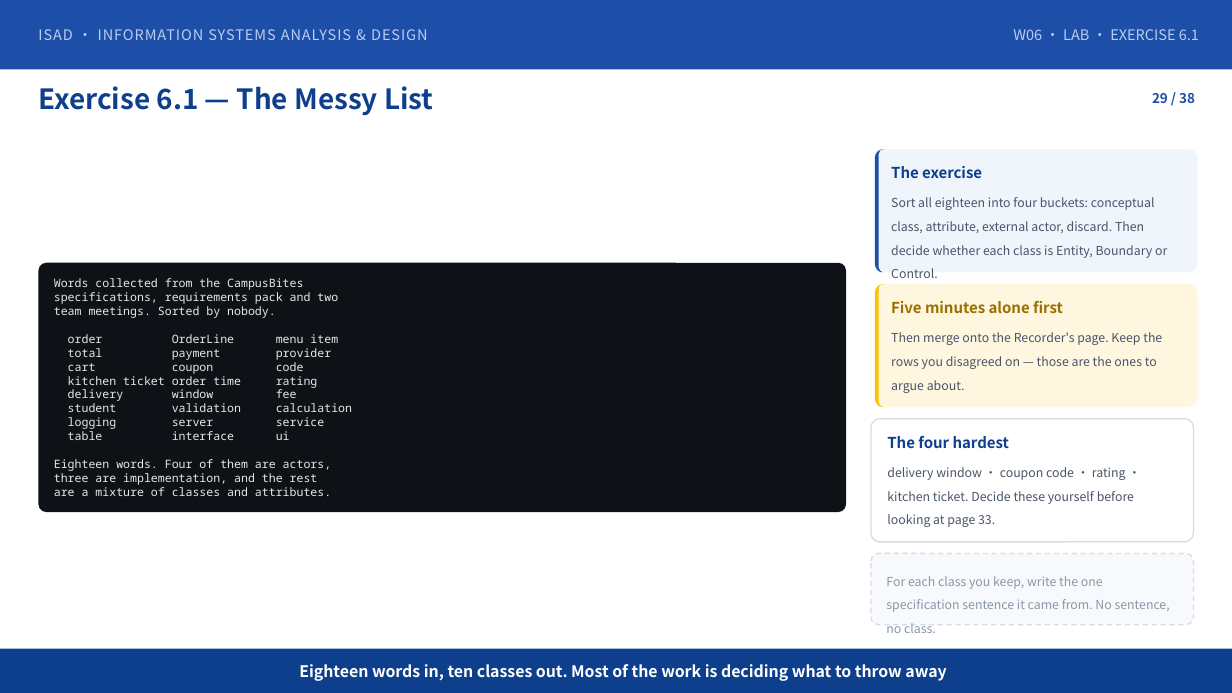
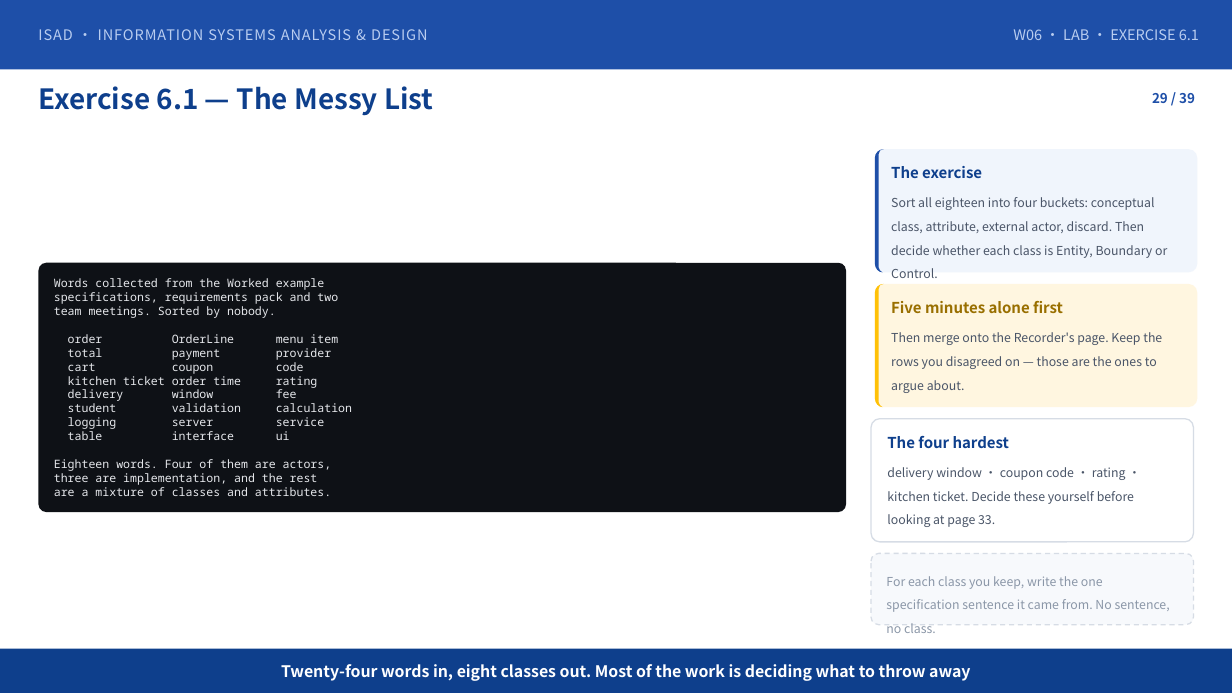
Before and after one commit to klausren/isad-course, a slide deck: slide 29 of 01-slides/W06-Domain-Modeling.pptx. Drawn at 1232x693 pixels with LibreOffice and Linux fonts; fonts in the diff are those of the drawing. Boxes give left, top, right and bottom in pixels: in the first picture for what was removed or moved away, otherwise in the second. Text is boxed around its words. In the diff, an @@ line names an element or a change of style, - is before the commit and + after.

```diff
--- a/01-slides/W06-Domain-Modeling.pptx
+++ b/01-slides/W06-Domain-Modeling.pptx
@@ text at [54,278,338,496]: text changed @@
-Words collected from the CampusBites
-specifications, requirements pack and two
-team meetings. Sorted by nobody.
-order OrderLine menu item
-total payment provider
-cart coupon code
-kitchen ticket order time rating
-delivery window fee
-student validation calculation
-logging server service
-table interface ui
-Eighteen words. Four of them are actors,
-three are implementation, and the rest
-are a mixture of classes and attributes.
+Words collected from the Worked example
+specifications, requirements pack and two
+team meetings. Sorted by nobody.
+order OrderLine menu item
+total payment provider
+cart coupon code
+kitchen ticket order time rating
+delivery window fee
+student validation calculation
+logging server service
+table interface ui
+Eighteen words. Four of them are actors,
+three are implementation, and the rest
+are a mixture of classes and attributes.
@@ text at [281,664,970,681]: text changed @@
-Eighteen words in, ten classes out. Most of the work is deciding what to throw away
+Twenty-four words in, eight classes out. Most of the work is deciding what to throw away
```
Also in this commit, not shown: 28 other slides changed, 2 slides added, 1 slide removed, 1 other file.
